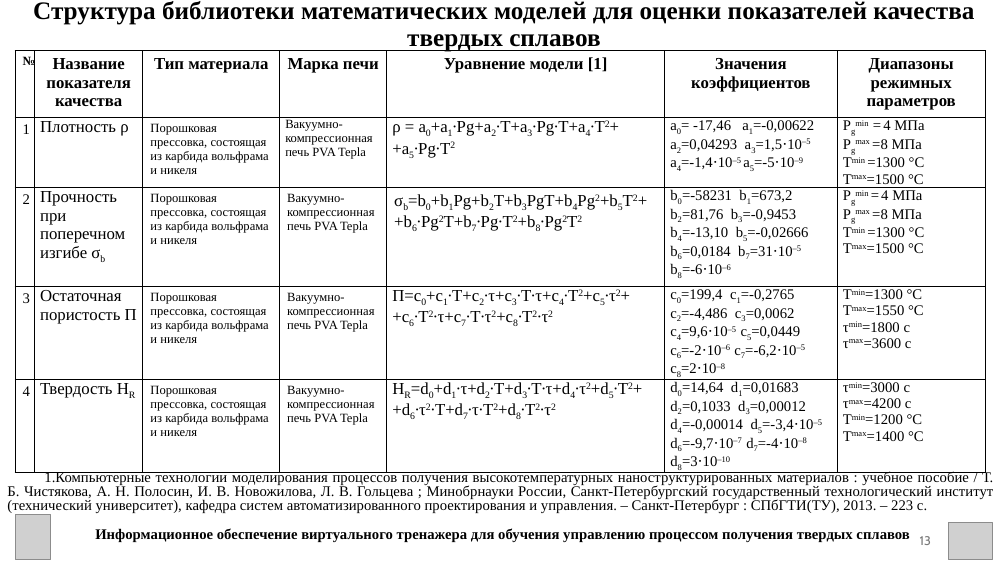
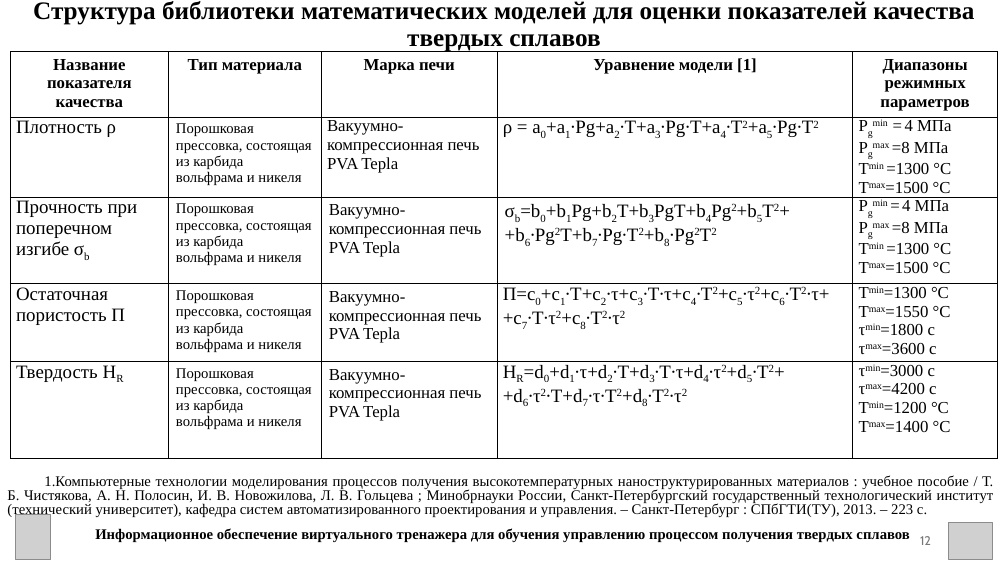
Before and after one commit to Alilya/TextDiplom, a slide deck: slide 12 of Диплом.pptx (slide 13 before the commit). Drawn at 1008x567 pixels with LibreOffice and Linux fonts; fonts in the diff are those of the drawing; grey boxes stand for pictures. Boxes give left, top, right and bottom in pixels: in the first picture for what was removed or moved away, otherwise in the second. Text is boxed around its words. In the diff, an @@ line names an element or a change of style, - is before the commit and + after.

```diff
--- a/Диплом.pptx
+++ b/Диплом.pptx
@@ table at bbox=[11, 51, 998, 473] @@
-column 1: № | 1 | 2 | 3 | 4
-column 5: Уравнение модели [1] | ρ = a0+a1∙Pg+a2∙T+a3∙Pg∙T+a4∙T2+ / +a5∙Pg∙T2 | σb=b0+b1Pg+b2T+b3PgT+b4Pg2+b5T2++b6∙Pg2T+b7∙Pg∙T2+b8∙Pg2T2 | П=c0+c1∙T+c2∙τ+c3∙T∙τ+c4∙T2+c5∙τ2+ / +c6∙T2∙τ+c7∙T∙τ2+c8∙T2∙τ2 | HR=d0+d1∙τ+d2∙T+d3∙T∙τ+d4∙τ2+d5∙T2+ / +d6∙τ2∙T+d7∙τ∙T2+d8∙T2∙τ2
-column 6: Значения коэффициентов | a0= -17,46 a1=-0,00622 / a2=0,04293 a3=1,5⋅10–5 / a4=-1,4⋅10–5 a5=-5⋅10–9 | b0=-58231 b1=673,2 / b2=81,76 b3=-0,9453 / b4=-13,10 b5=-0,02666 / b6=0,0184 b7=31⋅10–5 / b8=-6⋅10–6 | c0=199,4 c1=-0,2765 / c2=-4,486 c3=0,0062 / c4=9,6⋅10–5 c5=0,0449 / c6=-2⋅10–6 c7=-6,2⋅10–5 / c8=2⋅10–8 | d0=14,64 d1=0,01683 / d2=0,1033 d3=0,00012 / d4=-0,00014 d5=-3,4⋅10–5 / d6=-9,7⋅10–7 d7=-4⋅10–8 / d8=3⋅10–10
+column 4: Уравнение модели [1] | ρ = a0+a1∙Pg+a2∙T+a3∙Pg∙T+a4∙T2+a5∙Pg∙T2 | σb=b0+b1Pg+b2T+b3PgT+b4Pg2+b5T2+ / +b6∙Pg2T+b7∙Pg∙T2+b8∙Pg2T2 | П=c0+c1∙T+c2∙τ+c3∙T∙τ+c4∙T2+c5∙τ2+c6∙T2∙τ++c7∙T∙τ2+c8∙T2∙τ2 | HR=d0+d1∙τ+d2∙T+d3∙T∙τ+d4∙τ2+d5∙T2+ / +d6∙τ2∙T+d7∙τ∙T2+d8∙T2∙τ2
@@ table: place and size @@
-table at bbox=[15, 51, 986, 489]
+table at bbox=[11, 51, 998, 473]
@@ text "Компьютерные технологии моделирования процессов получения ...": place and size @@
-text "Компьютерные технологии моделирования процессов получения ..." at bbox=[7, 471, 994, 513]
+text "Компьютерные технологии моделирования процессов получения ..." at bbox=[7, 475, 994, 517]
@@ page number at bbox=[920, 536, 931, 545]: text changed @@
-13
+12
```
Also in this commit, not shown: 20 other slides changed, 2 slides removed, 20 other files.
